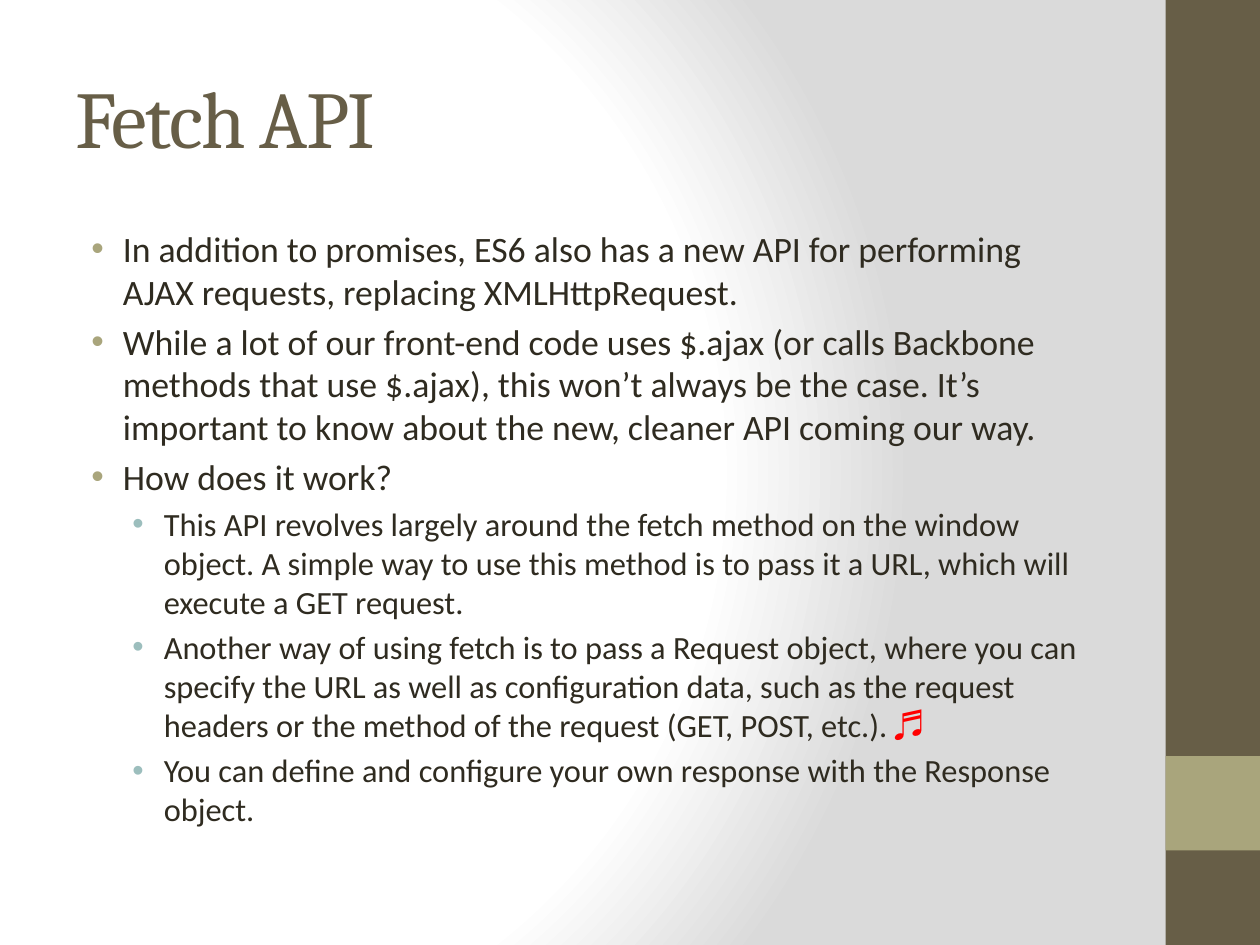
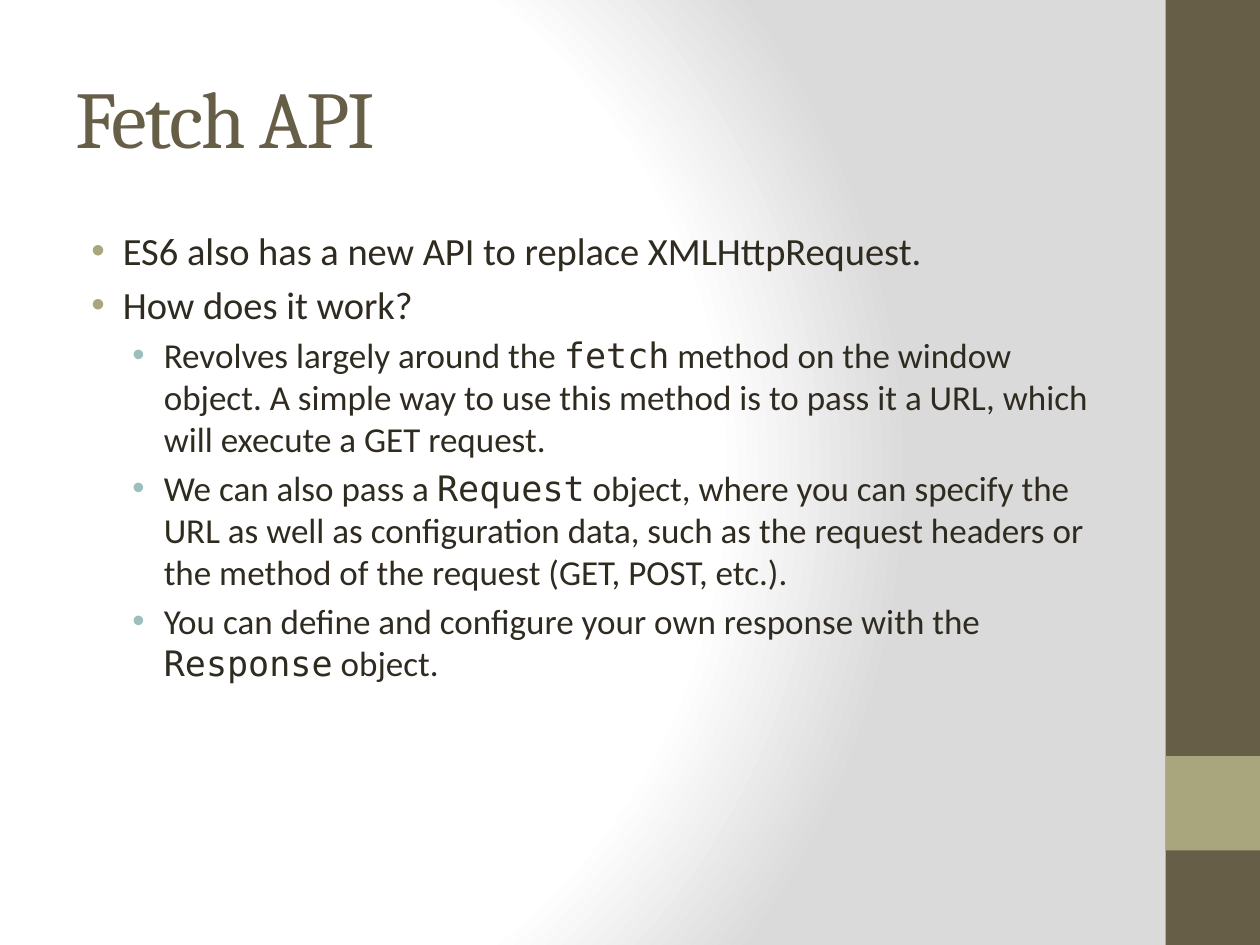
Before and after one commit to cheryly279/AsyncDiscussion, a slide deck: slide 25 of Async_Discussion_9_29_15.pptx (slide 27 before the commit). Drawn at 1260x945 pixels with LibreOffice and Linux fonts; fonts in the diff are those of the drawing. Boxes give left, top, right and bottom in pixels: in the first picture for what was removed or moved away, otherwise in the second. Text is boxed around its words. In the diff, an @@ line names an element or a change of style, - is before the commit and + after.

```diff
--- a/Async_Discussion_9_29_15.pptx
+++ b/Async_Discussion_9_29_15.pptx
@@ text at [123,238,921,272]: text changed; size 20.4 to 22 pt @@
-• In addition to promises, ES6 also has a new API for performing AJAX requests, replacing XMLHttpRequest.
-• While a lot of our front-end code uses $.ajax (or calls Backbone methods that use $.ajax), this won’t always be the case. It’s important to know about the new, cleaner API coming our way.
+• ES6 also has a new API to replace XMLHttpRequest.
@@ text at [123,292,980,684]: size 20.4 to 22 pt in "How does it work?"; size 18.5 to 20 pt in "You can define and configure your own ..."; font Calibri to DejaVu Sans Mono in "Response" @@
@@ text at [164,341,1088,591]: text changed; size 18.5 to 20 pt @@
-  • This API revolves largely around the fetch method on the window object. A simple way to use this method is to pass it a URL, which will execute a GET request.
-  • Another way of using fetch is to pass a Request object, where you can specify the URL as well as configuration data, such as the request headers or the method of the request (GET, POST, etc.). ♬
+  • Revolves largely around the fetch method on the window object. A simple way to use this method is to pass it a URL, which will execute a GET request.
+  • We can also pass a Request object, where you can specify the URL as well as configuration data, such as the request headers or the method of the request (GET, POST, etc.).
```
Also in this commit, not shown: 28 other slides changed, 1 slide added, 3 slides removed.
